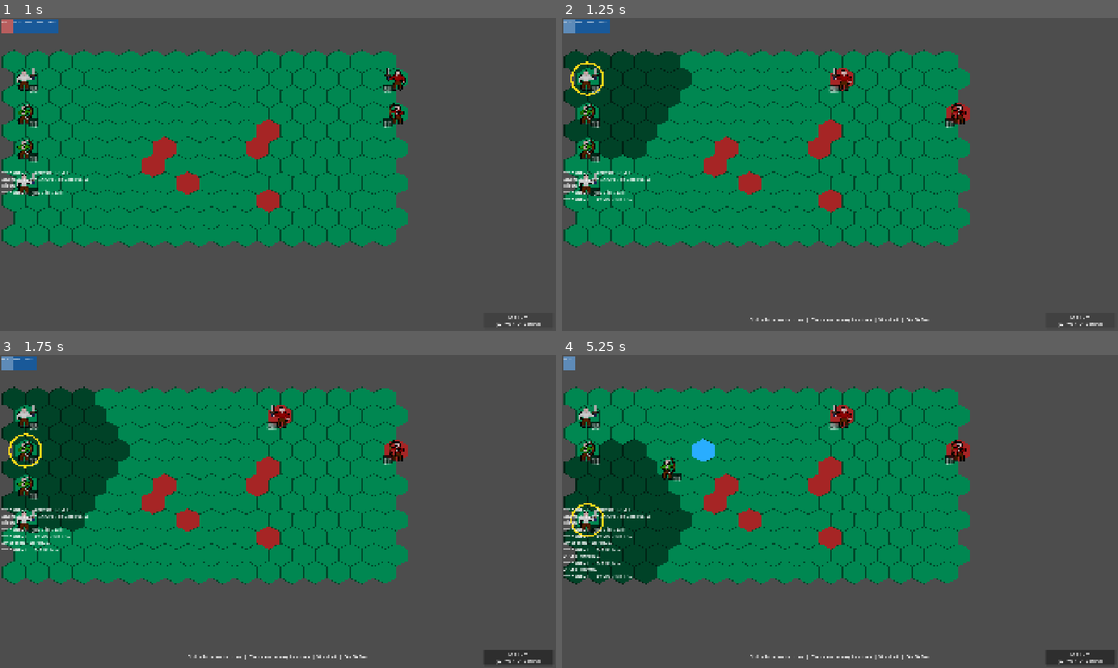
Above: before the commit, frames 1-4 (two rows, left to right).
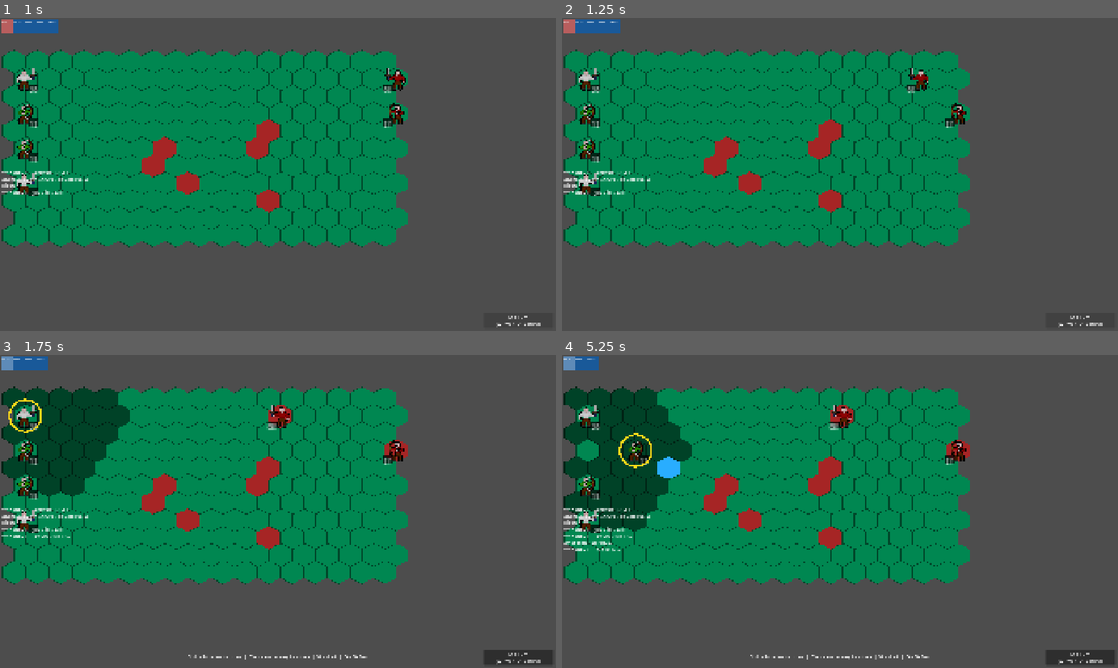
Above: after the commit, the same moments.

Repository: Grayger26/hexagon
Game: Godot game, scene res://scenes/combat/CombatScene.tscn
Same seed, same stepped clock (60 frames per second), same inputs: the game is played once before the commit and once after it. This scene is started directly instead of the project's main scene.
Inputs (mouse positions are in pixels of both pictures, inside the frame that each line leads up to):
- Up to frame 1 (1 s): click "End Turn (W=Wait D=Defend)" at 0.5 s
- Up to frame 2 (1.25 s): no input
- Up to frame 3 (1.75 s): tap A at 1.25 s; move the mouse to (400, 495) at 1.27 s; hold D from 1.28 s (still down); click (400, 495) at 1.42 s
- Up to frame 4 (5.25 s): release D at 2 s; tap A every 0.75 s from 2 to 5 s; drag from (728, 527) to (812, 574) at 2.02 s; move the mouse to (895, 442) at 2.77 s; hold D 2.78-3.5 s; click (895, 442) at 2.92 s; drag from (812, 574) to (673, 464) at 3.52 s; move the mouse to (1006, 558) at 4.27 s; click (1006, 558) at 4.42 s; drag from (673, 464) to (756, 433) at 5.02 s

Frame 1 is identical in both runs. In frame 2, 6.3% of the frame differs, in the area x 0-74%, y 0-98%; in frame 3, 2.9%; in frame 4, 8.2%, in the area x 0-28%, y 0-74%.

Commit message:
adventure map draft

Diff:
--- /dev/null
+++ b/scenes/adventure_map/AdventureMap.tscn
@@ -0,0 +1,6 @@
+[gd_scene format=3 uid="uid://dvqhs6qttqkmg"]
+
+[ext_resource type="Script" path="res://scripts/adventure_map/AdventureMap.gd" id="1"]
+
+[node name="AdventureMap" type="Node2D"]
+script = ExtResource("1")
--- /dev/null
+++ b/scripts/adventure_map/AdventureMap.gd
@@ -0,0 +1,475 @@
+## AdventureMap.gd
+## Main controller for the adventure map prototype.
+## Handles tilemap rendering, player movement, path preview, and movement points.
+extends Node2D
+
+
+# ── CONSTANTS ────────────────────────────────────────────────────────────────────
+
+## Number of columns and rows for the map.
+const MAP_COLS: int = 50
+const MAP_ROWS: int = 35
+
+## Node scale (2x makes 32px tiles render as 64px on screen).
+const MAP_SCALE: float = 2.0
+
+## Player starting tile (roughly center of the map).
+const START_TILE: Vector2i = Vector2i(25, 18)
+
+## Obstacle count for random generation.
+const OBSTACLE_COUNT: int = 80
+
+## Movement points.
+const MAX_MOVE_POINTS: int = 1500
+
+# ── TEXTURE PATHS ────────────────────────────────────────────────────────────────
+
+const SQUARE_TILES_PATH: String = "res://assets/tilemaps/square_tiles.png"
+const PATH_ARROWS_PATH: String = "res://assets/tilemaps/path_arrows.png"
+const PLAYER_SPRITE_PATH: String = "res://assets/sprites/swordman.png"
+
+# ── SQUARE TILES ATLAS COORDS ────────────────────────────────────────────────────
+# square_tiles.png is 64x64, 4 tiles in a 2x2 grid, each 32x32.
+
+const SRC_SQUARE: int = 0
+const TILE_GROUND:    Vector2i = Vector2i(0, 0)   # orange
+const TILE_OBSTACLE:  Vector2i = Vector2i(1, 0)   # gray
+const TILE_OTHER_A:   Vector2i = Vector2i(0, 1)   # brown (unused for now)
+const TILE_OTHER_B:   Vector2i = Vector2i(1, 1)   # dark red (unused for now)
+
+# ── PATH ARROWS ATLAS COORDS ─────────────────────────────────────────────────────
+# path_arrows.png is 96x96, 9 arrows in a 3x3 grid, each 32x32.
+
+const SRC_ARROW: int = 0
+
+# Direction -> atlas lookup is handled by SquareGrid.DIRECTION_ARROW_ATLAS.
+# We store the atlas coords as constants for the TileMapLayer.
+
+# ── MOVEMENT COST ────────────────────────────────────────────────────────────────
+const MOVE_COST_PER_TILE: int = 100
+
+
+# ── STATE ────────────────────────────────────────────────────────────────────────
+
+enum MapPhase {
+	IDLE,       # waiting for player input
+	MOVING,     # player sprite animating — input blocked
+}
+
+var phase: MapPhase = MapPhase.IDLE
+
+var player_tile: Vector2i = START_TILE
+var movement_points: int = MAX_MOVE_POINTS
+
+var _blocked_tiles: Array[Vector2i] = []
+var _path: Array[Vector2i] = []            # full A* path from player to hovered tile
+var _reachable_path: Array[Vector2i] = []  # prefix truncated by movement budget
+
+# ── CHILD NODES ──────────────────────────────────────────────────────────────────
+
+var _terrain_layer: TileMapLayer
+var _path_layer:    TileMapLayer
+var _player_sprite: Sprite2D
+var _camera:        Camera2D
+var _move_label:    Label
+var _end_turn_btn:  Button
+var _tile_info:     Label
+
+
+# ── ENTRY ────────────────────────────────────────────────────────────────────────
+
+func _ready() -> void:
+	_build_tilemaps()
+	_generate_map()
+	_setup_camera()
+	_setup_player()
+	_setup_ui()
+	_refresh_hud()
+
+
+# ── TILEMAP SETUP ────────────────────────────────────────────────────────────────
+
+func _build_tilemaps() -> void:
+	# --- Terrain layer ---
+	_terrain_layer = TileMapLayer.new()
+	_terrain_layer.name = "TerrainLayer"
+	_terrain_layer.z_index = 0
+	_terrain_layer.scale = Vector2(MAP_SCALE, MAP_SCALE)
+	_terrain_layer.tile_set = _build_terrain_tileset()
+	add_child(_terrain_layer)
+
+	# --- Path arrow layer (sits above terrain) ---
+	_path_layer = TileMapLayer.new()
+	_path_layer.name = "PathLayer"
+	_path_layer.z_index = 1
+	_path_layer.scale = Vector2(MAP_SCALE, MAP_SCALE)
+	_path_layer.tile_set = _build_arrow_tileset()
+	add_child(_path_layer)
+
+
+func _build_terrain_tileset() -> TileSet:
+	var ts := TileSet.new()
+	ts.tile_shape       = TileSet.TILE_SHAPE_SQUARE
+	ts.tile_layout      = TileSet.TILE_LAYOUT_STACKED
+	ts.tile_offset_axis = TileSet.TILE_OFFSET_AXIS_HORIZONTAL
+	ts.tile_size        = Vector2i(SquareGrid.TILE_SIZE, SquareGrid.TILE_SIZE)
+
+	var source := TileSetAtlasSource.new()
+	if ResourceLoader.exists(SQUARE_TILES_PATH):
+		source.texture = load(SQUARE_TILES_PATH) as Texture2D
+	else:
+		push_warning("[AdventureMap] square_tiles.png not found — using fallback.")
+		source.texture = _make_fallback_square_texture()
+
+	source.texture_region_size = Vector2i(SquareGrid.TILE_SIZE, SquareGrid.TILE_SIZE)
+
+	# All 4 tiles in the 2x2 atlas
+	for col: int in range(2):
+		for row: int in range(2):
+			source.create_tile(Vector2i(col, row))
+
+	ts.add_source(source, SRC_SQUARE)
+	return ts
+
+
+func _build_arrow_tileset() -> TileSet:
+	var ts := TileSet.new()
+	ts.tile_shape       = TileSet.TILE_SHAPE_SQUARE
+	ts.tile_layout      = TileSet.TILE_LAYOUT_STACKED
+	ts.tile_offset_axis = TileSet.TILE_OFFSET_AXIS_HORIZONTAL
+	ts.tile_size        = Vector2i(SquareGrid.TILE_SIZE, SquareGrid.TILE_SIZE)
+
+	var source := TileSetAtlasSource.new()
+	if ResourceLoader.exists(PATH_ARROWS_PATH):
+		source.texture = load(PATH_ARROWS_PATH) as Texture2D
+	else:
+		push_warning("[AdventureMap] path_arrows.png not found — using fallback.")
+		source.texture = _make_fallback_arrow_texture()
+
+	source.texture_region_size = Vector2i(SquareGrid.TILE_SIZE, SquareGrid.TILE_SIZE)
+
+	# All 9 tiles in the 3x3 atlas
+	for col: int in range(3):
+		for row: int in range(3):
+			source.create_tile(Vector2i(col, row))
+
+	ts.add_source(source, SRC_ARROW)
+	return ts
+
+
+# ── MAP GENERATION ───────────────────────────────────────────────────────────────
+
+func _generate_map() -> void:
+	_terrain_layer.clear()
+	_blocked_tiles.clear()
+
+	# Fill with ground tiles
+	for col: int in range(MAP_COLS):
+		for row: int in range(MAP_ROWS):
+			_terrain_layer.set_cell(Vector2i(col, row), SRC_SQUARE, TILE_GROUND)
+
+	# Place obstacles in the central area, avoiding the player start tile
+	var rng := RandomNumberGenerator.new()
+	rng.randomize()
+
+	var candidates: Array[Vector2i] = []
+	for col: int in range(2, MAP_COLS - 2):
+		for row: int in range(2, MAP_ROWS - 2):
+			var tile := Vector2i(col, row)
+			if tile == START_TILE:
+				continue
+			# Avoid blocking immediate neighbour around the start
+			if SquareGrid.chebyshev_distance(tile, START_TILE) <= 2:
+				continue
+			candidates.append(tile)
+
+	candidates.shuffle()
+
+	var placed: int = 0
+	for tile: Vector2i in candidates:
+		if placed >= OBSTACLE_COUNT:
+			break
+		_terrain_layer.set_cell(tile, SRC_SQUARE, TILE_OBSTACLE)
+		_blocked_tiles.append(tile)
+		placed += 1
+
+
+# ── CAMERA SETUP ─────────────────────────────────────────────────────────────────
+
+func _setup_camera() -> void:
+	_camera = Camera2D.new()
+	_camera.name = "Camera2D"
+	_camera.anchor_mode = Camera2D.ANCHOR_MODE_DRAG_CENTER
+	_camera.position_smoothing_enabled = true
+	_camera.position_smoothing_speed = 8.0
+	add_child(_camera)
+	_camera.make_current()
+
+
+# ── PLAYER SETUP ─────────────────────────────────────────────────────────────────
+
+func _setup_player() -> void:
+	_player_sprite = Sprite2D.new()
+	_player_sprite.name = "Player"
+	_player_sprite.scale = Vector2(MAP_SCALE, MAP_SCALE)
+	_player_sprite.z_index = 2
+	if ResourceLoader.exists(PLAYER_SPRITE_PATH):
+		_player_sprite.texture = load(PLAYER_SPRITE_PATH) as Texture2D
+	else:
+		push_warning("[AdventureMap] swordsman.png not found — generating fallback sprite.")
+		var fallback_img := Image.create(SquareGrid.TILE_SIZE, SquareGrid.TILE_SIZE, false, Image.FORMAT_RGBA8)
+		fallback_img.fill(Color(0.2, 0.5, 0.9))
+		_player_sprite.texture = ImageTexture.create_from_image(fallback_img)
+
+	add_child(_player_sprite)
+	_sync_player_position()
+
+
+func _sync_player_position() -> void:
+	var pos: Vector2 = _tile_to_local(player_tile)
+	if _player_sprite:
+		_player_sprite.position = pos
+	_camera.position = pos
+
+
+func _tile_to_local(tile: Vector2i) -> Vector2:
+	return _terrain_layer.map_to_local(tile) * MAP_SCALE
+
+
+# ── UI SETUP ─────────────────────────────────────────────────────────────────────
+
+func _setup_ui() -> void:
+	var ui := CanvasLayer.new()
+	ui.name = "UI"
+	ui.layer = 10
+	add_child(ui)
+
+	# Movement points label (top-left)
+	_move_label = Label.new()
+	_move_label.name = "MovePointsLabel"
+	_move_label.position = Vector2(12, 12)
+	_move_label.add_theme_font_size_override("font_size", 18)
+	_move_label.add_theme_color_override("font_color", Color.WHITE)
+	_move_label.add_theme_color_override("font_shadow_color", Color(0, 0, 0, 0.8))
+	_move_label.add_theme_constant_override("shadow_offset_x", 1)
+	_move_label.add_theme_constant_override("shadow_offset_y", 1)
+	ui.add_child(_move_label)
+
+	# Tile info (top-right)
+	_tile_info = Label.new()
+	_tile_info.name = "TileInfo"
+	_tile_info.position = Vector2(1820, 12)
+	_tile_info.add_theme_font_size_override("font_size", 14)
+	_tile_info.add_theme_color_override("font_color", Color(0.8, 0.8, 0.8))
+	ui.add_child(_tile_info)
+
+	# End Turn button (bottom-center)
+	_end_turn_btn = Button.new()
+	_end_turn_btn.name = "EndTurnBtn"
+	_end_turn_btn.text = "End Turn"
+	_end_turn_btn.position = Vector2(860, 1020)
+	_end_turn_btn.size = Vector2(180, 40)
+	_end_turn_btn.pressed.connect(_on_end_turn)
+	ui.add_child(_end_turn_btn)
+
+
+func _refresh_hud() -> void:
+	_move_label.text = "Movement: %d / %d" % [movement_points, MAX_MOVE_POINTS]
+	if _end_turn_btn:
+		_end_turn_btn.disabled = movement_points >= MAX_MOVE_POINTS
+
+
+# ── INPUT ────────────────────────────────────────────────────────────────────────
+
+func _unhandled_input(event: InputEvent) -> void:
+	if phase == MapPhase.MOVING:
+		return
+
+	var world_pos: Vector2 = get_global_mouse_position()
+
+	if event is InputEventMouseMotion:
+		_on_hover(_world_to_tile(world_pos))
+	elif event is InputEventMouseButton:
+		var mb := event as InputEventMouseButton
+		if mb.pressed and mb.button_index == MOUSE_BUTTON_LEFT:
+			_on_click(_world_to_tile(world_pos))
+
+
+## Convert a world-position (from get_global_mouse_position) into tile coordinates.
+func _world_to_tile(world_pos: Vector2) -> Vector2i:
+	var local: Vector2 = world_pos / MAP_SCALE
+	return _terrain_layer.local_to_map(local)
+
+
+# ── HOVER — PATH PREVIEW ─────────────────────────────────────────────────────────
+
+func _on_hover(tile: Vector2i) -> void:
+	# Clear old arrows
+	_path_layer.clear()
+	_path = []
+	_reachable_path = []
+
+	if not _is_in_bounds(tile):
+		_tile_info.text = ""
+		return
+
+	_tile_info.text = "Tile: %s" % [str(tile)]
+
+	# No path if hovering the player's tile or an obstacle
+	if tile == player_tile or tile in _blocked_tiles:
+		return
+
+	# Compute full A* path
+	var full_path: Array[Vector2i] = SquareGrid.find_path(
+		player_tile, tile, _blocked_tiles)
+	if full_path.is_empty():
+		return
+
+	_path = full_path
+
+	# Walk the path to find how far movement points allow us to go
+	var cost: int = 0
+	for step: Vector2i in full_path:
+		cost += MOVE_COST_PER_TILE
+		if cost > movement_points:
+			break
+		_reachable_path.append(step)
+
+	if _reachable_path.is_empty():
+		return  # can't even afford the first step
+
+	# Draw arrows on the PathLayer
+	_draw_path_arrows(_reachable_path)
+
+
+func _draw_path_arrows(path: Array[Vector2i]) -> void:
+	var prev: Vector2i = player_tile
+	for i: int in range(path.size()):
+		var curr: Vector2i = path[i]
+		var diff: Vector2i = Vector2i(curr.x - prev.x, curr.y - prev.y)
+
+		var atlas_coord: Vector2i
+		if i == path.size() - 1:
+			# Last tile in the reachable path — show target marker
+			atlas_coord = SquareGrid.DIRECTION_ARROW_ATLAS[Vector2i(0, 0)]
+		else:
+			atlas_coord = SquareGrid.DIRECTION_ARROW_ATLAS.get(diff, Vector2i(1, 1))
+
+		_path_layer.set_cell(curr, SRC_ARROW, atlas_coord)
+		prev = curr
+
+
+# ── CLICK — MOVEMENT ─────────────────────────────────────────────────────────────
+
+func _on_click(tile: Vector2i) -> void:
+	if not _is_in_bounds(tile):
+		return
+	if phase != MapPhase.IDLE:
+		return
+	if tile == player_tile:
+		return
+	if tile in _blocked_tiles:
+		return
+
+	# If there's a cached path and the clicked tile is in the reachable prefix,
+	# move to that tile. Otherwise, compute a fresh path.
+	var target_path: Array[Vector2i] = []
+
+	if tile in _reachable_path:
+		# Move to the clicked tile within the reachable path
+		var idx: int = _reachable_path.find(tile)
+		target_path = _reachable_path.slice(0, idx + 1)
+	else:
+		# Clicked a tile not in current hover path — try to reach it
+		var path: Array[Vector2i] = SquareGrid.find_path(
+			player_tile, tile, _blocked_tiles, movement_points)
+		if path.is_empty():
+			return  # unreachable
+		# Verify the path is within budget
+		var cost: int = path.size() * MOVE_COST_PER_TILE
+		if cost > movement_points:
+			return  # not enough movement points
+		target_path = path
+
+	if target_path.is_empty():
+		return
+
+	_path_layer.clear()
+	_animate_movement(target_path)
+
+
+func _animate_movement(path: Array[Vector2i]) -> void:
+	phase = MapPhase.MOVING
+
+	# Deduct movement points
+	var cost: int = path.size() * MOVE_COST_PER_TILE
+	movement_points -= cost
+	_refresh_hud()
+
+	# Animate along the path
+	var tween := create_tween()
+	tween.set_trans(Tween.TRANS_LINEAR)
+	tween.set_ease(Tween.EASE_IN_OUT)
+
+	var prev_tile: Vector2i = player_tile
+	for step: Vector2i in path:
+		var target_pos: Vector2 = _tile_to_local(step)
+		tween.tween_property(_player_sprite, "position", target_pos, 0.1)
+
+	player_tile = path[-1]  # last tile in the movement
+
+	await tween.finished
+
+	_sync_player_position()
+	phase = MapPhase.IDLE
+	_refresh_hud()
+
+
+# ── END TURN ─────────────────────────────────────────────────────────────────────
+
+func _on_end_turn() -> void:
+	movement_points = MAX_MOVE_POINTS
+	_refresh_hud()
+
+
+# ── HELPERS ──────────────────────────────────────────────────────────────────────
+
+func _is_in_bounds(tile: Vector2i) -> bool:
+	return tile.x >= 0 and tile.x < MAP_COLS and tile.y >= 0 and tile.y < MAP_ROWS
+
+
+# ── FALLBACK TEXTURES (for development without image files) ──────────────────────
+
+func _make_fallback_square_texture() -> ImageTexture:
+	var img := Image.create(64, 64, false, Image.FORMAT_RGBA8)
+	var tiles: Array = [
+		[Vector2i(0,0), Color(0.70, 0.49, 0.13, 1.00)],  # orange ground
+		[Vector2i(1,0), Color(0.43, 0.43, 0.43, 1.00)],  # gray obstacle
+		[Vector2i(0,1), Color(0.30, 0.18, 0.07, 1.00)],  # brown spare
+		[Vector2i(1,1), Color(0.34, 0.03, 0.03, 1.00)],  # dark red spare
+	]
+	_draw_fallback_tiles(img, tiles)
+	return ImageTexture.create_from_image(img)
+
+
+func _make_fallback_arrow_texture() -> ImageTexture:
+	var img := Image.create(96, 96, false, Image.FORMAT_RGBA8)
+	var tiles: Array = []
+	for col: int in range(3):
+		for row: int in range(3):
+			var center: bool = (col == 1 and row == 1)
+			var c: Color = Color(0, 0, 0, 0.5) if center else Color(0, 0, 0, 0.85)
+			tiles.append([Vector2i(col, row), c])
+	_draw_fallback_tiles(img, tiles)
+	return ImageTexture.create_from_image(img)
+
+
+func _draw_fallback_tiles(img: Image, tile_data: Array) -> void:
+	var ts: int = SquareGrid.TILE_SIZE
+	for entry: Variant in tile_data:
+		var arr: Array = entry as Array
+		var coord: Vector2i = arr[0] as Vector2i
+		var col: Color = arr[1] as Color
+		for py: int in range(ts):
+			for px: int in range(ts):
+				img.set_pixel(coord.x * ts + px, coord.y * ts + py, col)
--- /dev/null
+++ b/scripts/adventure_map/SquareGrid.gd
@@ -0,0 +1,153 @@
+## SquareGrid.gd
+## Cartesian-coordinate grid utilities for the adventure map.
+## 8-directional movement (cardinal + diagonal) matching HoMM3's adventure map.
+class_name SquareGrid
+extends RefCounted
+
+
+## Tile size in pixels (matches the atlas tile size).
+const TILE_SIZE: int = 32
+
+## All 8 movement directions: cardinal + diagonal.
+const DIRECTIONS_MOVE: Array[Vector2i] = [
+	Vector2i( 0, -1),  ## N
+	Vector2i( 1, -1),  ## NE
+	Vector2i( 1,  0),  ## E
+	Vector2i( 1,  1),  ## SE
+	Vector2i( 0,  1),  ## S
+	Vector2i(-1,  1),  ## SW
+	Vector2i(-1,  0),  ## W
+	Vector2i(-1, -1),  ## NW
+]
+
+## 8-directional direction vectors (used for path-arrow texture lookup).
+## Indexed so that any Vector2i difference maps to its position in this array.
+const DIRECTIONS_8: Array[Vector2i] = [
+	Vector2i(-1, -1),  ## NW
+	Vector2i( 0, -1),  ## N
+	Vector2i( 1, -1),  ## NE
+	Vector2i(-1,  0),  ## W
+	Vector2i( 0,  0),  ## self / target
+	Vector2i( 1,  0),  ## E
+	Vector2i(-1,  1),  ## SW
+	Vector2i( 0,  1),  ## S
+	Vector2i( 1,  1),  ## SE
+]
+
+## Atlas coordinates for each 8-direction vector in path_arrows.png (3x3 grid).
+const DIRECTION_ARROW_ATLAS: Dictionary = {
+	Vector2i(-1, -1): Vector2i(0, 0),  ## NW
+	Vector2i( 0, -1): Vector2i(1, 0),  ## N
+	Vector2i( 1, -1): Vector2i(2, 0),  ## NE
+	Vector2i(-1,  0): Vector2i(0, 1),  ## W
+	Vector2i( 0,  0): Vector2i(1, 1),  ## target marker
+	Vector2i( 1,  0): Vector2i(2, 1),  ## E
+	Vector2i(-1,  1): Vector2i(0, 2),  ## SW
+	Vector2i( 0,  1): Vector2i(1, 2),  ## S
+	Vector2i( 1,  1): Vector2i(2, 2),  ## SE
+}
+
+## Movement cost per standard tile.
+const BASE_MOVE_COST: int = 100
+
+
+## Return the 8 neighbours of a tile (cardinal + diagonal).
+static func get_neighbours(tile: Vector2i) -> Array[Vector2i]:
+	var result: Array[Vector2i] = []
+	for d: Vector2i in DIRECTIONS_MOVE:
+		result.append(tile + d)
+	return result
+
+
+## Chebyshev distance for 8-directional movement.
+## Since diagonal moves have the same cost as cardinal, this is the
+## admissible heuristic: max(|dx|, |dy|).
+static func chebyshev_distance(a: Vector2i, b: Vector2i) -> int:
+	return maxi(absi(a.x - b.x), absi(a.y - b.y))
+
+
+## A* pathfinding on a square grid.
+## Returns an ordered Array[Vector2i] of steps from `start` to `goal`
+## (excluding start, including goal). Returns an empty Array if no path exists.
+## `blocked`  — tiles the path cannot enter.
+## `max_cost` — if > 0, stop searching once the accumulated path cost exceeds this.
+##              Used to cap pathfinding to the player's remaining movement points.
+static func find_path(
+		start:   Vector2i,
+		goal:    Vector2i,
+		blocked: Array[Vector2i] = [],
+		max_cost: int = -1) -> Array[Vector2i]:
+	if start == goal:
+		return []
+	if goal in blocked:
+		return []
+
+	var blocked_set: Dictionary = {}
+	for b: Vector2i in blocked:
+		blocked_set[b] = true
+
+	var open:   Array[Dictionary] = []
+	var closed: Dictionary = {}
+
+	open.append({
+		"tile": start,
+		"g": 0,
+		"f": chebyshev_distance(start, goal),
+		"parent": null,
+	})
+
+	while not open.is_empty():
+		# Find lowest-f in open (simple linear scan — fine for small grids)
+		var best_idx: int = 0
+		for i: int in range(1, open.size()):
+			if (open[i]["f"] as int) < (open[best_idx]["f"] as int):
+				best_idx = i
+		var cur: Dictionary = open[best_idx]
+		open.remove_at(best_idx)
+
+		var tile: Vector2i = cur["tile"] as Vector2i
+		if tile == goal:
+			return _reconstruct_path(cur)
+
+		closed[tile] = true
+
+		for nb: Vector2i in get_neighbours(tile):
+			if nb in blocked_set:
+				continue
+			if closed.has(nb):
+				continue
+
+			var g: int = (cur["g"] as int) + BASE_MOVE_COST
+			if max_cost > 0 and g > max_cost:
+				continue  # beyond movement budget
+
+			var f: int = g + chebyshev_distance(nb, goal)
+
+			# Skip if a better path to this tile already exists
+			var skip: bool = false
+			for entry: Variant in open:
+				var e: Dictionary = entry as Dictionary
+				if e["tile"] as Vector2i == nb and (e["g"] as int) <= g:
+					skip = true
+					break
+			if not skip:
+				open.append({
+					"tile": nb,
+					"g": g,
+					"f": f,
+					"parent": cur,
+				})
+
+	return []  # no path found
+
+
+## Reconstruct the path from A* metadata.
+static func _reconstruct_path(node: Dictionary) -> Array[Vector2i]:
+	var path: Array[Vector2i] = []
+	var cur: Variant = node
+	while cur != null:
+		var d: Dictionary = cur as Dictionary
+		if d["parent"] != null:
+			path.push_front(d["tile"] as Vector2i)
+		cur = d["parent"]
+	return path
--- a/scripts/combat/CombatScene.gd
+++ b/scripts/combat/CombatScene.gd
@@ -274,7 +274,7 @@
 # ─────────────────────────────────────────────
 
 func _unhandled_input(event: InputEvent) -> void:
-	if phase == CombatPhase.COMBAT_OVER:
+	if phase in [CombatPhase.COMBAT_OVER, CombatPhase.RESOLVE_DAMAGE]:
 		return
 
 	# Keyboard shortcuts
@@ -422,14 +422,41 @@
 				_action_move(hex)
 
 
+## Animate `stack` moving from its current hex to `target_hex` along a
+## path that avoids obstacles, allies, and enemies.
+## Uses the existing A* pathfinder (HexGrid.find_path) and a Godot Tween.
+## Blocks input during the animation via RESOLVE_DAMAGE phase.
+func _animate_movement(stack: UnitStack, target_hex: Vector3i,
+		blocked: Array[Vector3i]) -> void:
+	var path: Array[Vector3i] = HexGrid.find_path(
+		stack.hex, target_hex, blocked)
+	if path.is_empty():
+		return  # already at target or unreachable — caller should guard
+
+	phase = CombatPhase.RESOLVE_DAMAGE
+	var old_hex: Vector3i = stack.hex
+	var step_duration: float = 0.08
+
+	var tween := create_tween()
+	tween.set_trans(Tween.TRANS_LINEAR)
+	tween.set_ease(Tween.EASE_IN_OUT)
+
+	for step_hex: Vector3i in path:
+		var pos: Vector2 = tilemap.hex_to_local(step_hex)
+		tween.tween_property(stack, "position", pos, step_duration)
+
+	await tween.finished
+
+	stack.hex = target_hex
+	_update_hex_map_for(stack, old_hex)
+	EventBus.unit_moved.emit(stack.stack_id, old_hex, target_hex)
+
+
 ## Internal helper: moves `stack` to `target_hex` silently (no phase change,
 ## no highlight update). Used by _try_attack for auto-move-then-attack.
 func _move_stack_to(stack: UnitStack, target_hex: Vector3i) -> void:
-	var old_hex: Vector3i = stack.hex
-	stack.hex      = target_hex
-	stack.position = tilemap.hex_to_local(target_hex)
-	_update_hex_map_for(stack, old_hex)
-	EventBus.unit_moved.emit(stack.stack_id, old_hex, target_hex)
+	var blocked: Array[Vector3i] = _get_blocked_hexes(stack)
+	await _animate_movement(stack, target_hex, blocked)
 	_log("%s moves to attack." % stack.unit_data.unit_name)
 
 
@@ -437,13 +464,9 @@
 ## Player explicitly clicked an empty hex — move there and show attack options.
 func _action_move(target_hex: Vector3i) -> void:
 	phase = CombatPhase.PLAYER_MOVE
-	var old_hex: Vector3i = active_stack.hex
-
-	active_stack.hex      = target_hex
-	active_stack.position = tilemap.hex_to_local(target_hex)
-	_update_hex_map_for(active_stack, old_hex)
-
-	EventBus.unit_moved.emit(active_stack.stack_id, old_hex, target_hex)
+	var blocked: Array[Vector3i] = _get_blocked_hexes(active_stack)
+	await _animate_movement(active_stack, target_hex, blocked)
+
 	_log("%s moves." % active_stack.unit_data.unit_name)
 
 	tilemap.clear_highlights()
@@ -497,7 +520,7 @@
 				and chosen != active_stack.hex \
 				and chosen in _reachable_hexes \
 				and _is_adjacent(chosen, target.hex):
-			_move_stack_to(active_stack, chosen)
+			await _move_stack_to(active_stack, chosen)
 		_perform_attack(active_stack, target)
 		_finish_player_turn()
 		return
@@ -515,7 +538,7 @@
 		return
 
 	## Move to the chosen (or fallback) adjacent hex, then attack.
-	_move_stack_to(active_stack, dest)
+	await _move_stack_to(active_stack, dest)
 	_perform_attack(active_stack, target)
 	_finish_player_turn()
 
@@ -718,10 +741,13 @@
 	if ai_stack.unit_data.is_flying:
 		var dest: Vector3i = _nearest_free_adjacent(ai_stack.hex, target)
 		if dest != Vector3i.ZERO:
-			var old_hex: Vector3i = ai_stack.hex
-			ai_stack.hex      = dest
-			ai_stack.position = tilemap.hex_to_local(dest)
-			_update_hex_map_for(ai_stack, old_hex)
+			# Flying ignores obstacles — block only other units
+			var blocked: Array[Vector3i] = []
+			for s: UnitStack in all_stacks:
+				if s == ai_stack or s.is_dead():
+					continue
+				blocked.append(s.hex)
+			await _animate_movement(ai_stack, dest, blocked)
 
 	# Melee: move toward target
 	else:
@@ -739,11 +765,7 @@
 				best_hex  = h
 
 		if best_hex != ai_stack.hex:
-			var old_hex: Vector3i = ai_stack.hex
-			ai_stack.hex      = best_hex
-			ai_stack.position = tilemap.hex_to_local(best_hex)
-			_update_hex_map_for(ai_stack, old_hex)
-			EventBus.unit_moved.emit(ai_stack.stack_id, old_hex, best_hex)
+			await _animate_movement(ai_stack, best_hex, blocked)
 
 	# Attack if now adjacent
 	if _is_adjacent(ai_stack.hex, target.hex):
Not shown, added: scripts/adventure_map/AdventureMap.gd.uid
Not shown, added: scripts/adventure_map/SquareGrid.gd.uid
Not shown, added: AI_RULES.md
Not shown, added: CLAUDE.md
Not shown, added: HoMM3_Clone_DesignDocument.md
Not shown, added: HoMM3_Research_GameMechanics.md
Not shown, added: Session_Handoff.md
